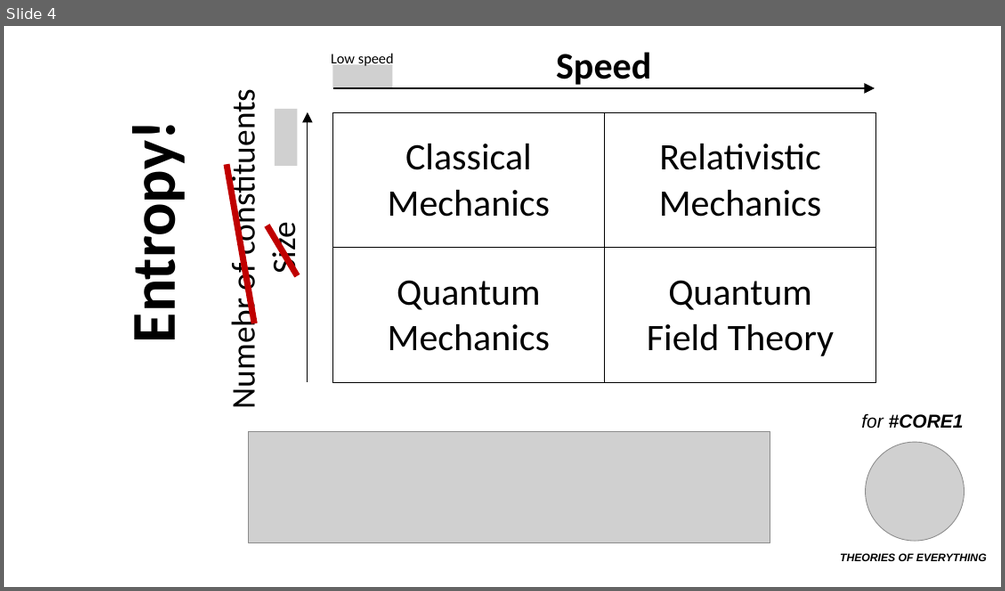
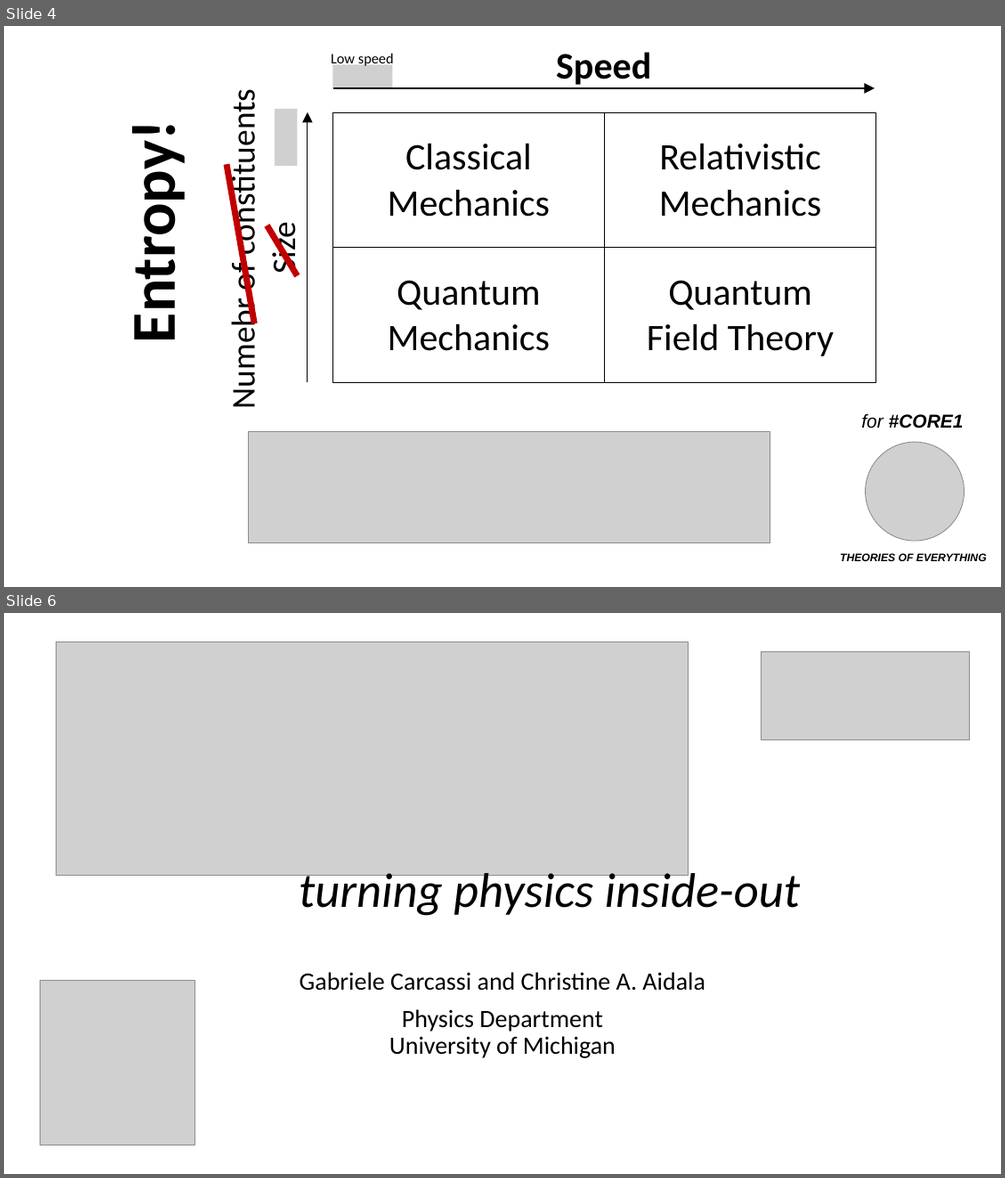
Before and after one commit to assumptionsofphysics/slides, a slide deck: 2026/2026ThumbnailWhite.pptx. Shown one above the other, each under a label of ours: slide 4 before the commit, slides 4 and 6 after it; the slides between them are not shown. The pictures are 1005x591 and 1005x1178 pixels, drawn with LibreOffice and Linux fonts; fonts in the diff are those of the drawing; grey boxes stand for pictures; background and template pictures are left out. Boxes give left, top, right and bottom in pixels: in the first picture for what was removed or moved away, otherwise in the second. Text is boxed around its words. In the diff, an @@ line names an element or a change of style, - is before the commit and + after.

```diff
--- a/2026/2026ThumbnailWhite.pptx
+++ b/2026/2026ThumbnailWhite.pptx
@@ slide 6 added at box(4, 613, 1001, 1174), background #FFFFFF @@
@@ picture added at box(56, 641, 688, 876) @@
@@ picture added at box(760, 652, 970, 740) @@
@@ text added at box(299, 867, 800, 916), 46.8 pt, text #000000, italic @@
+turning physics inside-out
@@ picture added at box(40, 981, 194, 1144) @@
@@ subtitle added at box(299, 972, 705, 1058), 24 pt, text #000000 @@
+Gabriele Carcassi and Christine A. Aidala
+Physics Department
+University of Michigan
```
Also in this commit, not shown: 1 other slide added, 1 other file.
